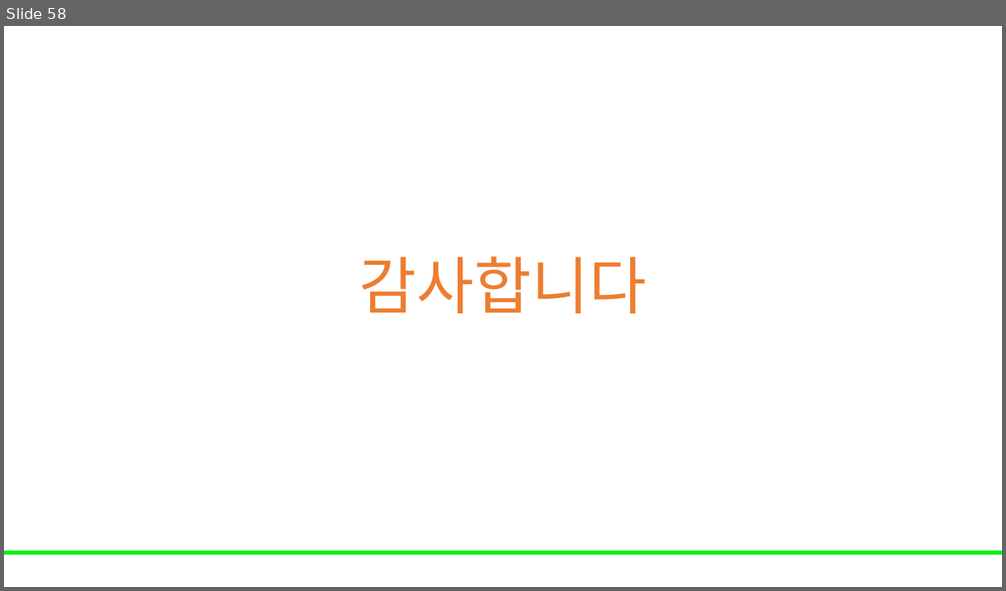
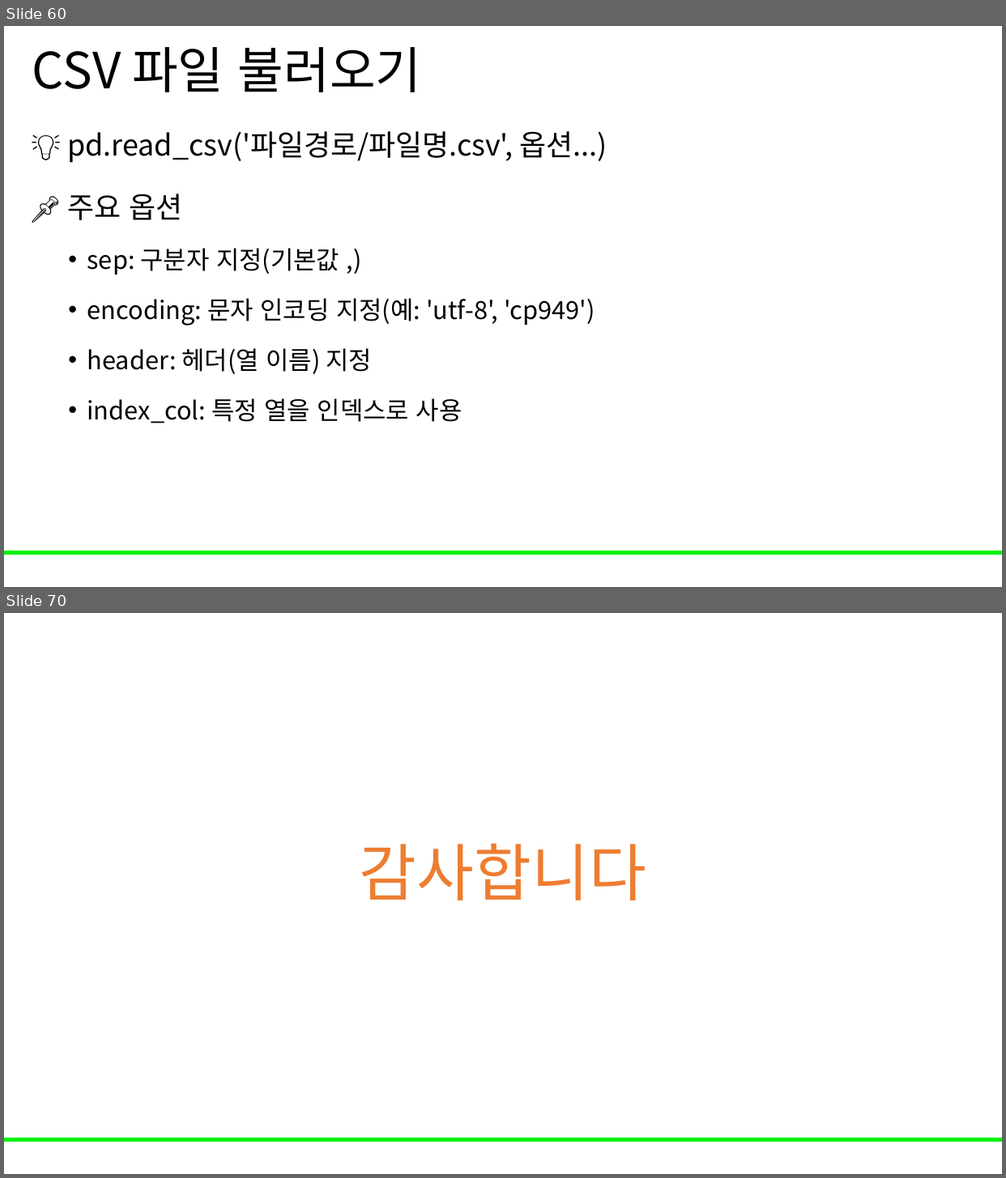
Before and after one commit to Leader-Lesson/KDT_RE_5th, a slide deck: material/3_데이터분석/05_pandas.pptx. Shown one above the other, each under a label of ours: slide 58 before the commit, slides 60 and 70 after it; the slides between them are not shown. The pictures are 1006x591 and 1006x1178 pixels, drawn with LibreOffice and Linux fonts; fonts in the diff are those of the drawing; background and template pictures are left out. Boxes give left, top, right and bottom in pixels: in the first picture for what was removed or moved away, otherwise in the second. Text is boxed around its words. In the diff, an @@ line names an element or a change of style, - is before the commit and + after.

```diff
--- a/material/3_데이터분석/05_pandas.pptx
+++ b/material/3_데이터분석/05_pandas.pptx
@@ slide 60 added at (4, 26, 1002, 587), background #FFFFFF; not listed: 1 template element that a slide beside it also shows @@
@@ title added at (32, 47, 422, 92), 48 pt, text #000000 @@
+CSV 파일 불러오기
@@ text added at (67, 131, 607, 424), 24 pt, text #000000 @@
+💡 pd.read_csv('파일경로/파일명.csv', 옵션...)
+📌 주요 옵션
+  • sep: 구분자 지정(기본값 ,)
+  • encoding: 문자 인코딩 지정(예: 'utf-8', 'cp949')
+  • header: 헤더(열 이름) 지정
+  • index_col: 특정 열을 인덱스로 사용
@@ what was slide 58 is now slide 70 @@
```
Also in this commit, not shown: 49 slides changed, 11 other slides added, 2 other files.
